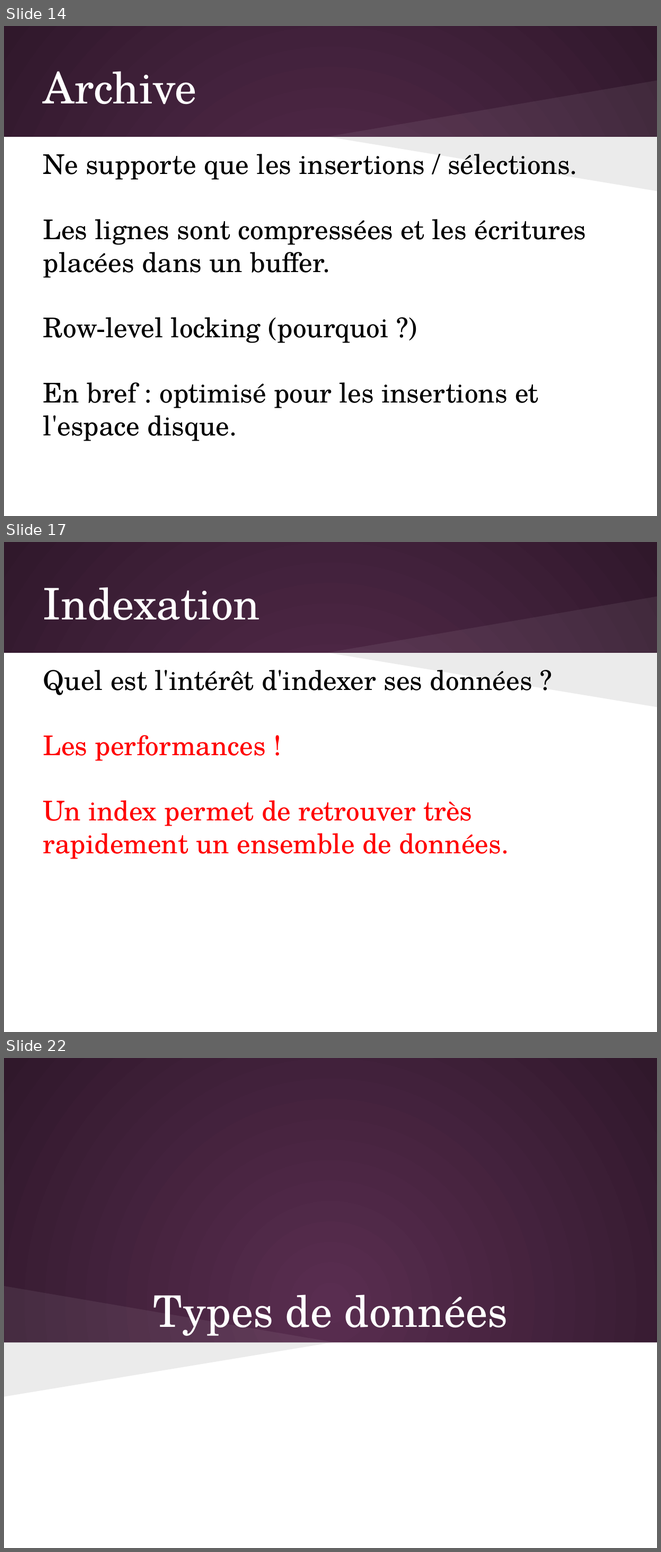
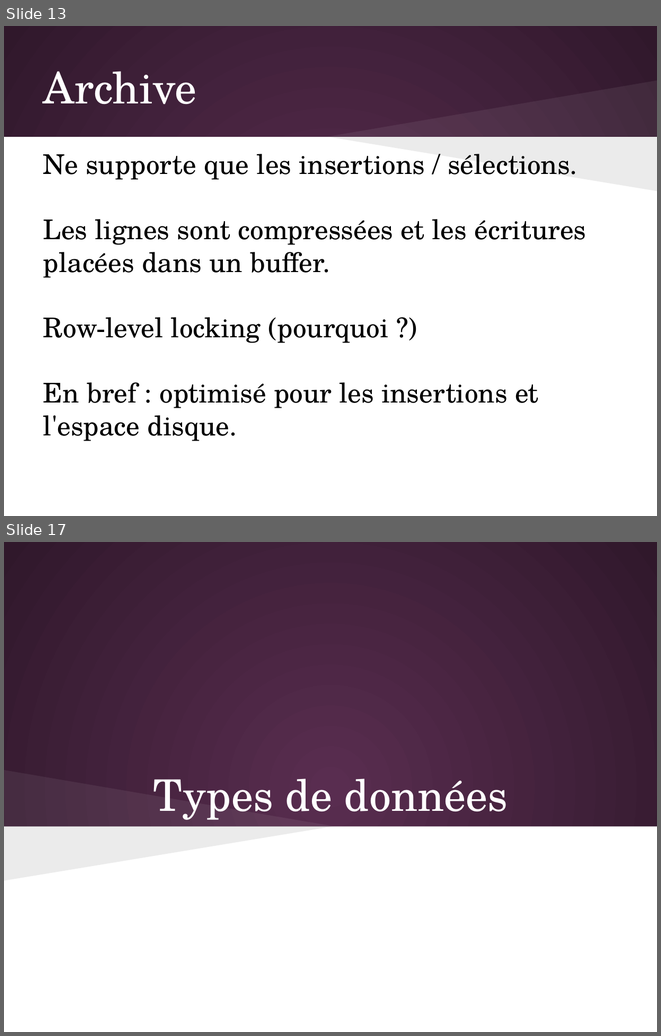
Before and after one commit to olivier-pitton/dant, a slide deck: mysql/Cours_MySQL.pptx. Shown one above the other, each under a label of ours: slides 14, 17 and 22 before the commit, slides 13 and 17 after it; the slides between them are not shown. The pictures are 661x1552 and 661x1036 pixels, drawn with LibreOffice and Linux fonts; fonts in the diff are those of the drawing. Boxes give left, top, right and bottom in pixels: in the first picture for what was removed or moved away, otherwise in the second. Text is boxed around its words. In the diff, an @@ line names an element or a change of style, - is before the commit and + after.

```diff
--- a/mysql/Cours_MySQL.pptx
+++ b/mysql/Cours_MySQL.pptx
@@ slide 17 removed at box(4, 542, 657, 1032), background gradient #592D50 to #30182B; not listed: 3 template elements that a slide beside it also shows @@
@@ title removed at box(43, 587, 260, 620) @@
-Indexation
@@ text removed at box(43, 670, 532, 859) @@
-Quel est l'intérêt d'indexer ses données ?
-Les performances !
-Un index permet de retrouver très rapidement un ensemble de données.
@@ what was slide 14 is now slide 13 @@
@@ what was slide 22 is now slide 17 @@
```
Also in this commit, not shown: 2 slides added, 6 other slides removed, 3 other files.
